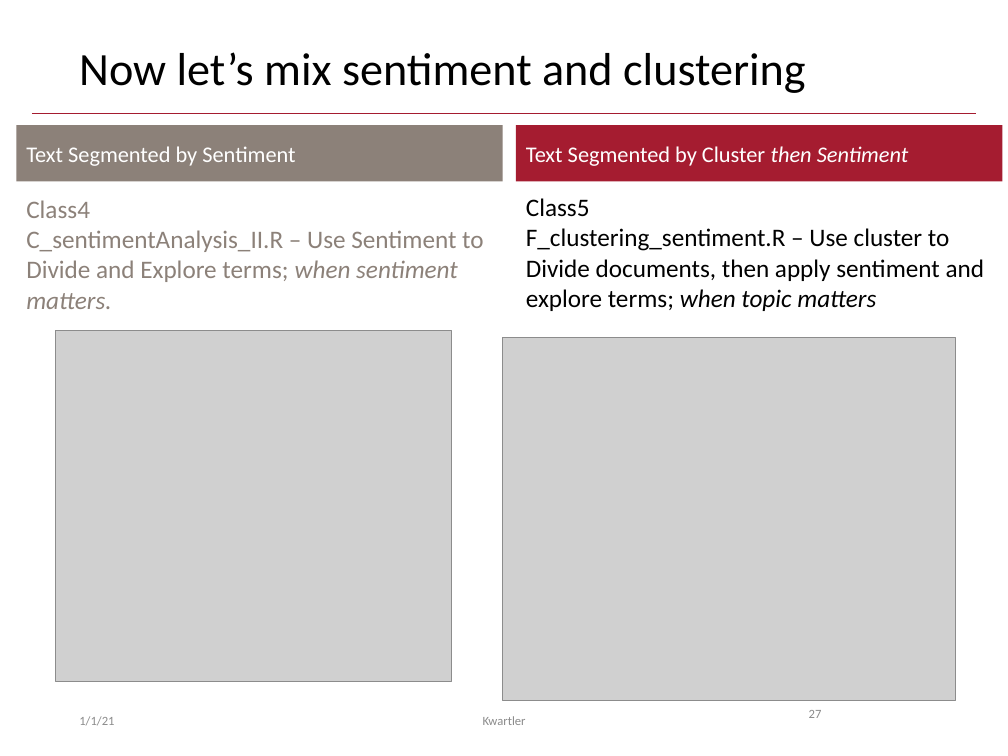
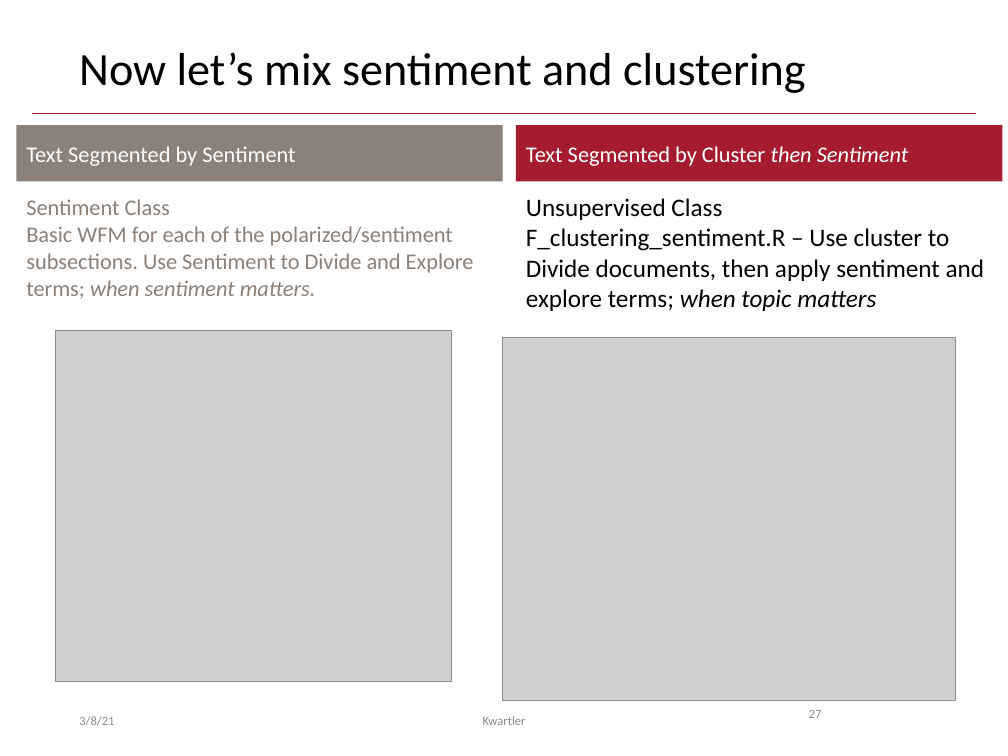
Before and after one commit to kwartler/hult_NLP_student, a slide deck: slide 27 of lessons/class6/Class6C_unsupervised.pptx. Drawn at 1008x756 pixels with LibreOffice and Linux fonts; fonts in the diff are those of the drawing; grey boxes stand for pictures. Boxes give left, top, right and bottom in pixels: in the first picture for what was removed or moved away, otherwise in the second. Text is boxed around its words. In the diff, an @@ line names an element or a change of style, - is before the commit and + after.

Commit message:
update unsupervised

```diff
--- a/lessons/class6/Class6C_unsupervised.pptx
+++ b/lessons/class6/Class6C_unsupervised.pptx
@@ text at [26,199,474,299]: text changed; size 18 to 16 pt @@
-Class4
-C_sentimentAnalysis_II.R – Use Sentiment to Divide and Explore terms; when sentiment matters.
+Sentiment Class
+Basic WFM for each of the polarized/sentiment subsections. Use Sentiment to Divide and Explore terms; when sentiment matters.
@@ text at [526,198,722,220]: text changed @@
-Class5
+Unsupervised Class
@@ text at [79,716,114,725]: text changed @@
-1/1/21
+3/8/21
```
Also in this commit, not shown: 26 other slides changed, 8 other files.
